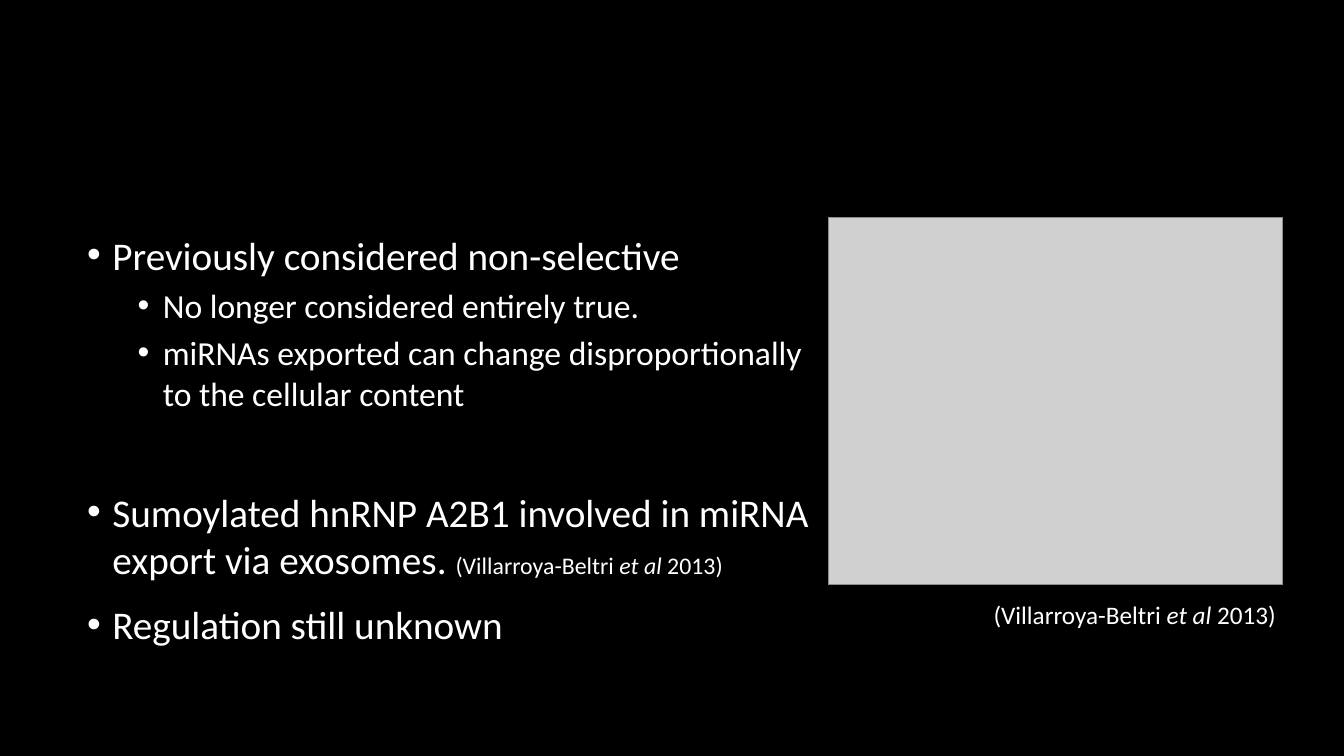
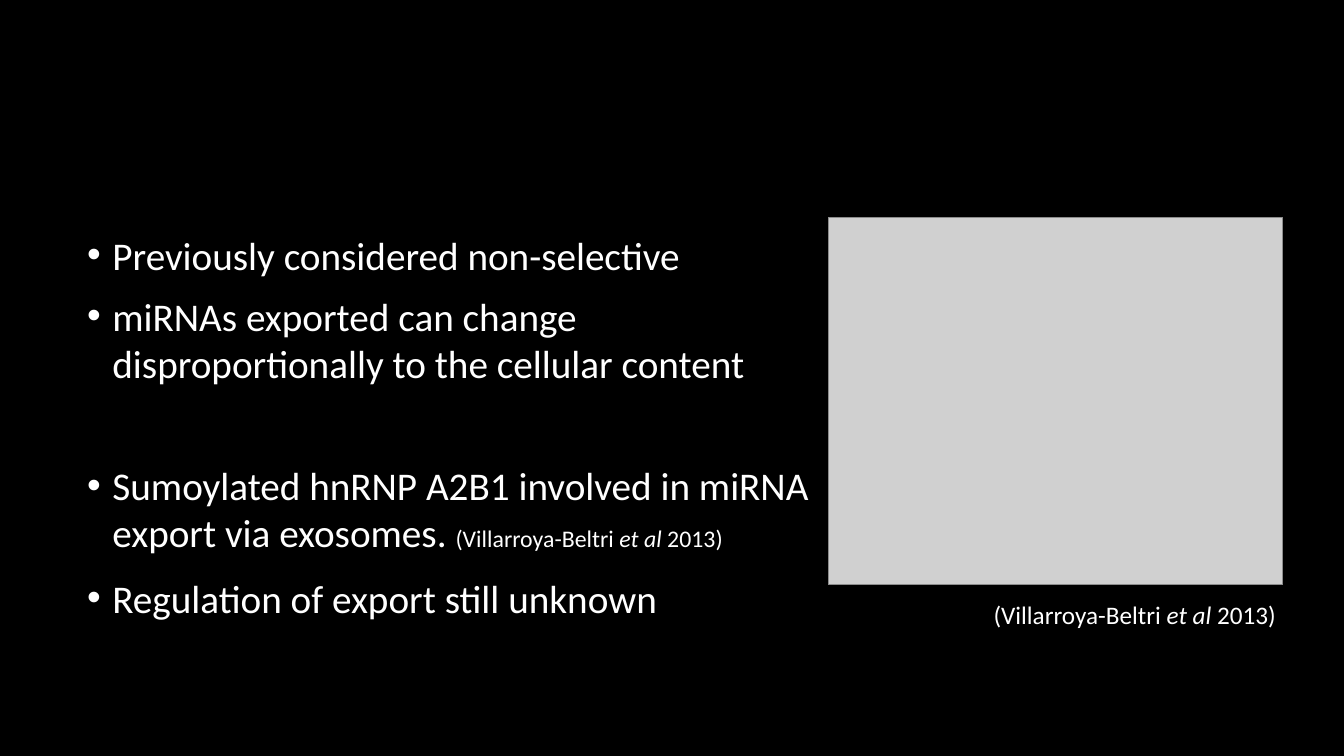
Before and after one commit to HarleyRobinson/Honours2, a slide deck: slide 4 of BackgroundInfo/Selective export of microRNA via extracellular vesicles (2).pptx. Drawn at 1344x756 pixels with LibreOffice and Linux fonts; fonts in the diff are those of the drawing; grey boxes stand for pictures; background and template pictures are left out. Boxes give left, top, right and bottom in pixels: in the first picture for what was removed or moved away, otherwise in the second. Text is boxed around its words. In the diff, an @@ line names an element or a change of style, - is before the commit and + after.

```diff
--- a/BackgroundInfo/Selective export of microRNA via extracellular vesicles (2).pptx
+++ b/BackgroundInfo/Selective export of microRNA via extracellular vesicles (2).pptx
@@ text at (163, 294, 639, 324): paragraph removed @@
-  • No longer considered entirely true.
@@ text at (112, 303, 745, 385): size 24 to 28 pt in "miRNAs exported can change disproportionally to the ..."; list level 2 to 1 in "miRNAs exported can change disproportionally ..." @@
@@ text at (112, 585, 657, 620): text changed @@
-• Regulation still unknown
+• Regulation of export still unknown
```
Also in this commit, not shown: 12 other slides changed, 3 other files.
